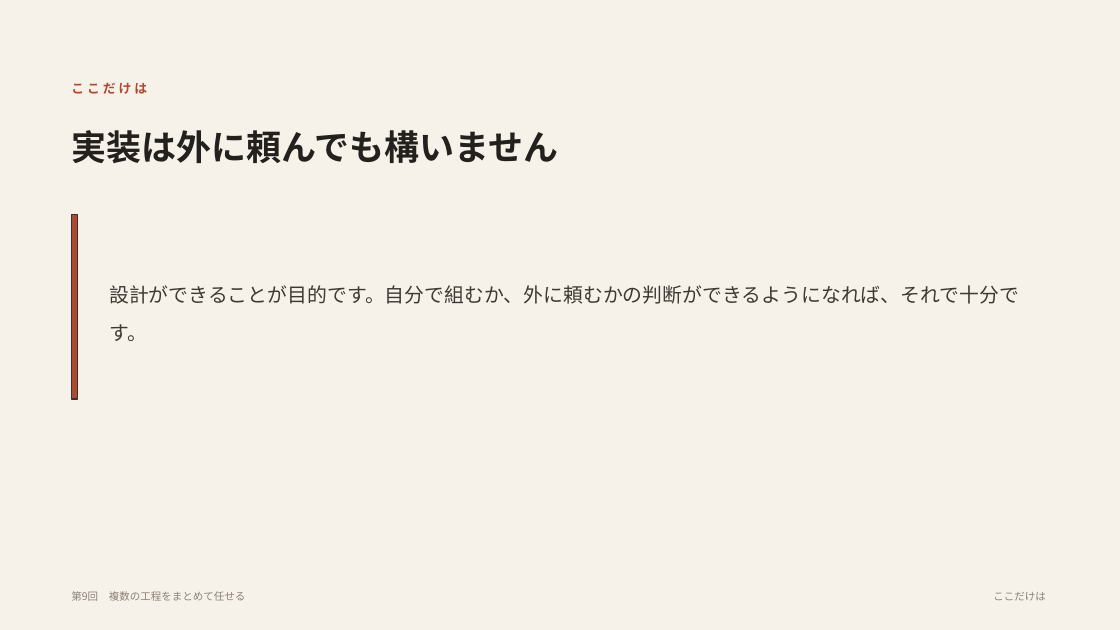
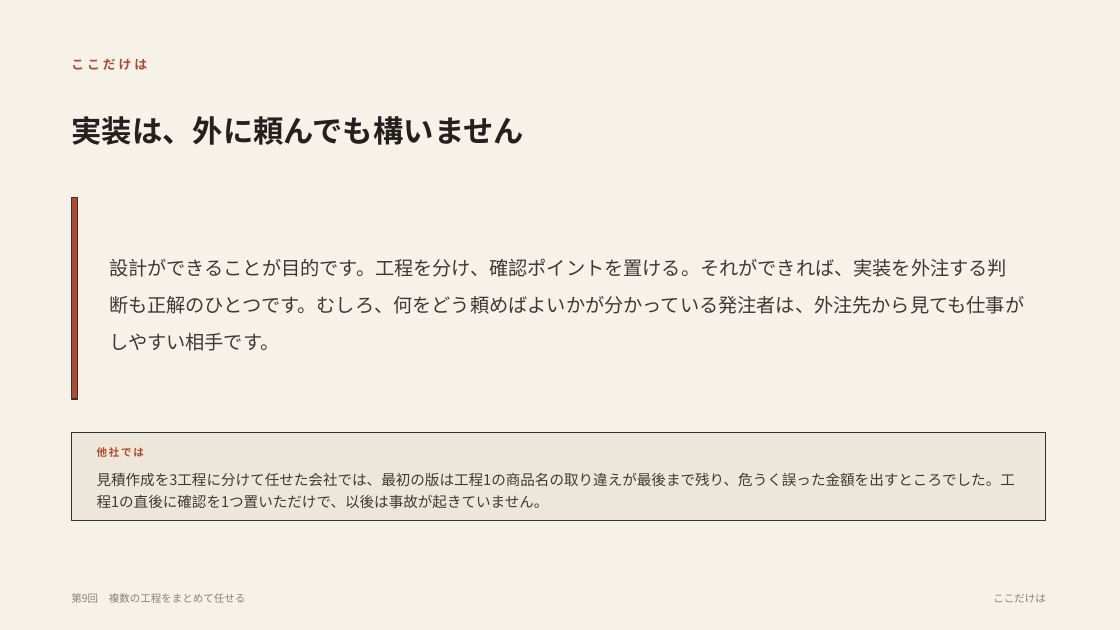
Before and after one commit to yusuke-aoki-bit/founders-ai-program, a slide deck: slide 11 of slides/pptx/第09回_複数の工程をまとめて任せる.pptx (slide 6 before the commit). Drawn at 1120x630 pixels with LibreOffice and Linux fonts; fonts in the diff are those of the drawing. Boxes give left, top, right and bottom in pixels: in the first picture for what was removed or moved away, otherwise in the second. Text is boxed around its words. In the diff, an @@ line names an element or a change of style, - is before the commit and + after.

```diff
--- a/slides/pptx/第09回_複数の工程をまとめて任せる.pptx
+++ b/slides/pptx/第09回_複数の工程をまとめて任せる.pptx
@@ text "ここだけは": place and size @@
-text "ここだけは" at bbox=[71, 83, 147, 94]
+text "ここだけは" at bbox=[71, 59, 147, 70]
@@ text at bbox=[71, 116, 524, 145]: text changed; size 30 to 26 pt @@
-実装は外に頼んでも構いません
+実装は、外に頼んでも構いません
@@ rectangle: place and size @@
-rectangle at bbox=[71, 214, 77, 399]
+rectangle at bbox=[71, 197, 77, 399]
@@ text at bbox=[109, 258, 1024, 351]: text changed; size 17 to 16.5 pt @@
-設計ができることが目的です。自分で組むか、外に頼むかの判断ができるようになれば、それで十分です。
+設計ができることが目的です。工程を分け、確認ポイントを置ける。それができれば、実装を外注する判断も正解のひとつです。むしろ、何をどう頼めばよいかが分かっている発注者は、外注先から見ても仕事がしやすい相手です。
@@ rectangle added at bbox=[71, 433, 1046, 521], fill #EDE7DB, outline #333333 1 pt @@
@@ text added at bbox=[97, 447, 144, 457], 9 pt, text #B04A2F, bold @@
+他社では
@@ text added at bbox=[97, 472, 1015, 508], 12.5 pt, text #3F3933 @@
+見積作成を3工程に分けて任せた会社では、最初の版は工程1の商品名の取り違えが最後まで残り、危うく誤った金額を出すところでした。工程1の直後に確認を1つ置いただけで、以後は事故が起きていません。
```
Also in this commit, not shown: 4 other slides changed, 6 slides added, 1 slide removed, 24 other files.
